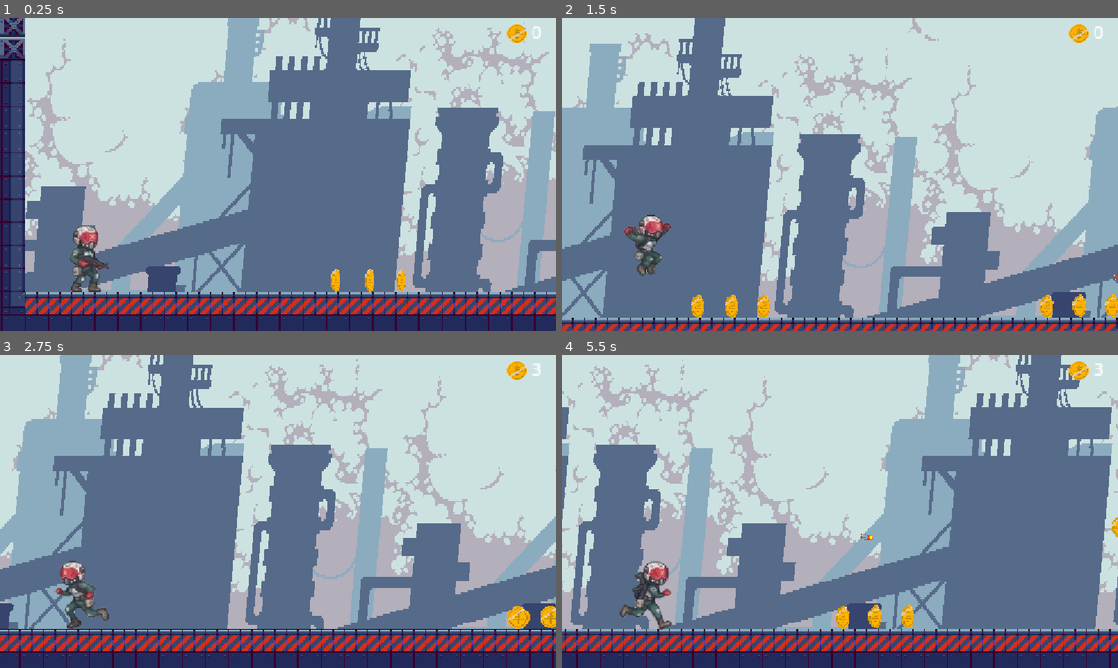
Above: before the commit, frames 1-4 (two rows, left to right).
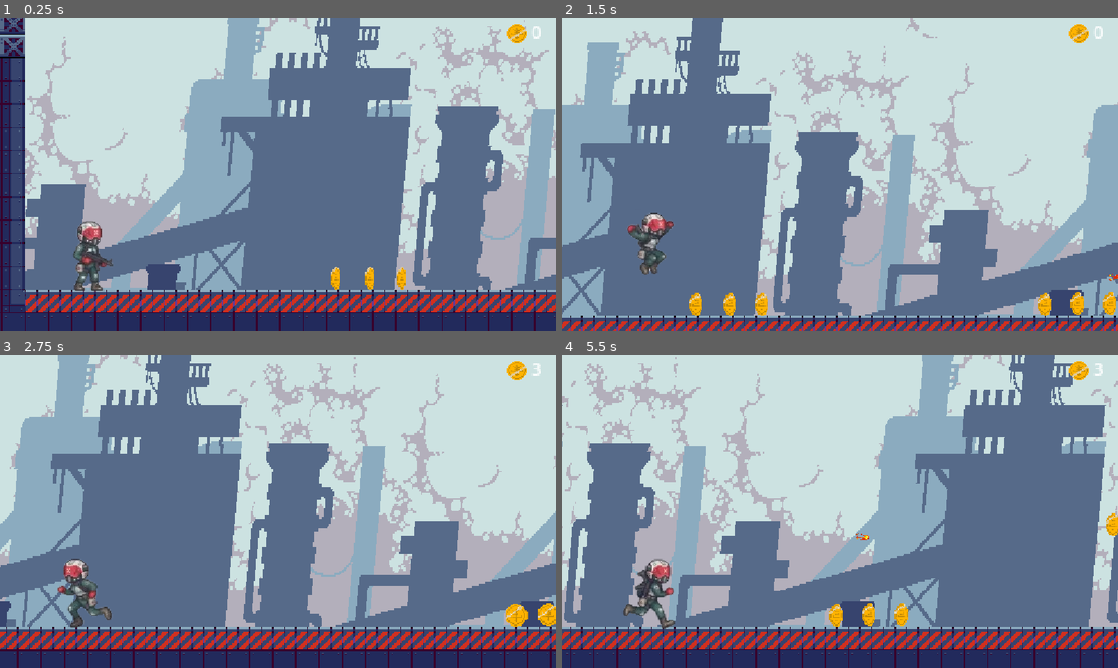
Above: after the commit, the same moments.

Repository: Bimbot-afk/Game
Game: Godot game, scene res://scenes/level_1.tscn
Same seed, same stepped clock (60 frames per second), same inputs: the game is played once before the commit and once after it.
Inputs (mouse positions are in pixels of both pictures, inside the frame that each line leads up to):
- Up to frame 1 (0.25 s): no input
- Up to frame 2 (1.5 s): tap Enter at 0.5 s; move the mouse to (962, 158) at 0.52 s; hold D (right) from 0.53 s (still down); click (962, 158) at 0.6 s; tap Space (jump) at 0.77 s; move the mouse to (728, 190) at 1.27 s; tap Alt at 1.35 s
- Up to frame 3 (2.75 s): tap Space (jump) at 1.52 s; move the mouse to (333, 442) at 2.02 s; release D (right) at 2.03 s; hold A (left) from 2.03 s (still down); tap Shift at 2.1 s
- Up to frame 4 (5.5 s): move the mouse to (812, 574) at 2.77 s; release A (left) at 2.78 s; hold D (right) 2.78-4.28 s; click (812, 574) at 2.85 s; tap Space (jump) at 3.02, 3.77, 4.52 s; move the mouse to (1006, 558) at 3.52 s; tap Alt at 3.6 s; move the mouse to (673, 464) at 4.27 s; hold A (left) 4.28-5.03 s; tap Shift at 4.35 s; move the mouse to (867, 511) at 5.02 s; hold D (right) from 5.03 s (still down); click (867, 511) at 5.1 s

The runs differ from the first frame. In frame 1, 12% of the frame differs, in the area x 0-100%, y 0-97%; in frame 2, 15%; in frame 3, 18%; in frame 4, 24%, in the area x 0-100%, y 0-100%.

Commit message:
fixing smal bugs, before adding crouch

Diff:
--- a/project.godot
+++ b/project.godot
@@ -53,6 +53,12 @@
 "events": [Object(InputEventMouseButton,"resource_local_to_scene":false,"resource_name":"","device":-1,"window_id":0,"a …(258 unchanged characters)…
 ]
 }
+down={
+"deadzone": 0.2,
+"events": [Object(InputEventKey,"resource_local_to_scene":false,"resource_name":"","device":-1,"window_id":0,"alt_pressed":false,"shift_pressed":false,"ctrl_pressed":false,"meta_pressed":false,"pressed":false,"keycode":0,"physical_keycode":83,"key_label":0,"unicode":115,"location":0,"echo":false,"script":null)
+, Object(InputEventKey,"resource_local_to_scene":false,"resource_name":"","device":-1,"window_id":0,"alt_pressed":false,"shift_pressed":false,"ctrl_pressed":false,"meta_pressed":false,"pressed":false,"keycode":0,"physical_keycode":4194322,"key_label":0,"unicode":0,"location":0,"echo":false,"script":null)
+]
+}
 
 [physics]
 
--- a/scenes/level_1.tscn
+++ b/scenes/level_1.tscn
@@ -88,6 +88,9 @@
 sources/6 = SubResource("TileSetAtlasSource_15mv3")
 sources/7 = SubResource("TileSetAtlasSource_2aecg")
 
+[sub_resource type="RectangleShape2D" id="RectangleShape2D_isnrb"]
+size = Vector2(34.5, 55.613586)
+
 [sub_resource type="AtlasTexture" id="AtlasTexture_5xbjy"]
 atlas = ExtResource("3_rus8k")
 region = Rect2(213, 0, 71, 83)
@@ -273,9 +276,6 @@
 "speed": 10.0
 }]
 
-[sub_resource type="RectangleShape2D" id="RectangleShape2D_isnrb"]
-size = Vector2(34.5, 55.613586)
-
 [node name="level1" type="Node2D" unique_id=968909791]
 
 [node name="TileMapLayer2" type="TileMapLayer" parent="." unique_id=1650816168]
@@ -287,16 +287,20 @@
 scale = Vector2(1.4927474, 1.4649577)
 script = ExtResource("7_go7sj")
 
+[node name="CollisionShape2D" type="CollisionShape2D" parent="Trauma_boy" unique_id=5680588]
+position = Vector2(3.3495283, -1.3652233)
+scale = Vector2(1.0852416, -1.1486276)
+shape = SubResource("RectangleShape2D_isnrb")
+
 [node name="AnimatedSprite2D" type="AnimatedSprite2D" parent="Trauma_boy" unique_id=1863239210]
-position = Vector2(0.6699066, -4.7783012)
+position = Vector2(3.3495293, -6.143524)
 scale = Vector2(1.0070422, 0.9337349)
 sprite_frames = SubResource("SpriteFrames_0rfmd")
 animation = &"shoot"
 
-[node name="CollisionShape2D" type="CollisionShape2D" parent="Trauma_boy" unique_id=5680588]
-position = Vector2(5.3592477, 0.6826135)
-scale = Vector2(1.0852416, -1.1486276)
-shape = SubResource("RectangleShape2D_isnrb")
+[node name="bulletspawn" type="Node2D" parent="Trauma_boy" unique_id=1246648806]
+position = Vector2(23.446701, -10.921814)
+scale = Vector2(0.99999994, 1)
 
 [node name="Camera2D" type="Camera2D" parent="Trauma_boy" unique_id=755022888]
 position = Vector2(180.87454, -77.81796)
@@ -316,9 +320,6 @@
 scale = Vector2(0.8977566, 0.9053015)
 texture = ExtResource("10_7gny6")
 
-[node name="bulletspawn" type="Node2D" parent="Trauma_boy" unique_id=1246648806]
-position = Vector2(23.446697, -10.921818)
-
 [node name="Parallax2D" type="Parallax2D" parent="." unique_id=944357701]
 scroll_offset = Vector2(2, 1)
 repeat_size = Vector2(750, 0)
Binary file added: images/character_sprite_2.png
Not shown, added: images/character_sprite_2.png.import
